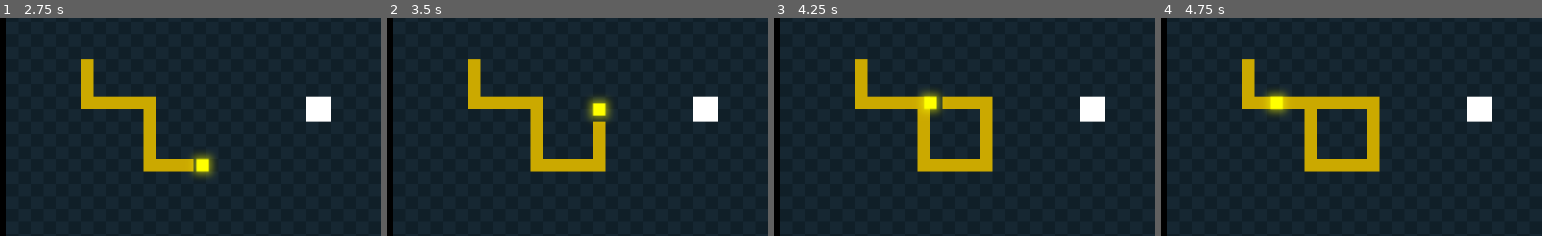
Above: before the commit, frames 1-4 (left to right).
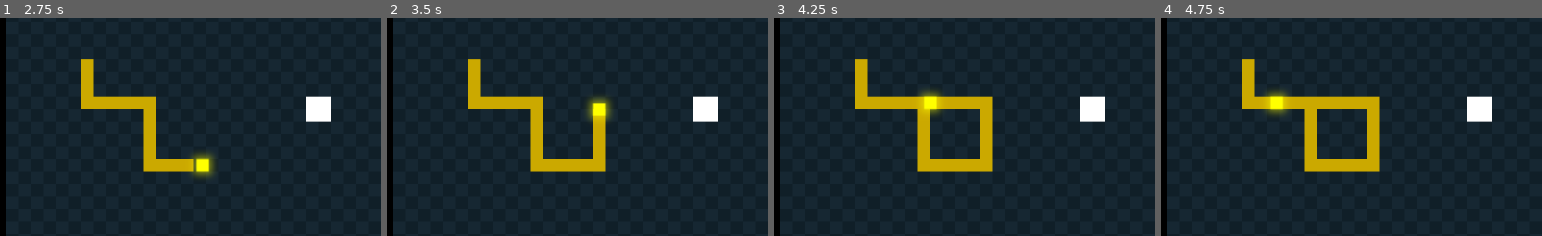
Above: after the commit, the same moments.

Repository: notapixelstudio/lightsnake
Game: Godot game, scene res://World.tscn
Two runs of this game, one before a commit and one after it. Both use one fixed random seed, a clock stepped at 60 frames per second and the inputs below.
Inputs:
- Up to frame 1 (2.75 s): tap Enter (ui_accept) at 0.5, 0.77, 1.52 s; hold Right (ui_right) 0.53-1.28 s; hold Down (ui_down) 1.28-2.03 s; hold Right (ui_right) from 2.03 s (still down)
- Up to frame 2 (3.5 s): release Right (ui_right) at 2.78 s; hold Up (ui_up) from 2.78 s (still down); tap Enter (ui_accept) at 3.02 s
- Up to frame 3 (4.25 s): release Up (ui_up) at 3.53 s; hold Left (ui_left) from 3.53 s (still down); tap Enter (ui_accept) at 3.77 s
- Up to frame 4 (4.75 s): keep holding Left (ui_left); tap Enter (ui_accept) at 4.52 s
The pictures show only the part of the screen within x 0-50%, y 29-79%; the shares and areas given below are measured in that part.

Frame 1 is identical in both runs. In frame 2, 0.1% of the frame differs, in the area x 54-58%, y 41-48%; in frame 3, 0.1%; in frame 4, nothing differs.

Commit message:
avoid skipping cells. movement feel still unconvincing

Diff:
--- a/Head.gd
+++ b/Head.gd
@@ -24,6 +24,20 @@
 
 	var new_integer_position = ipos(position)
 	if new_integer_position != last_integer_position:
+		# also complete skipped cells
+		if new_integer_position.x > last_integer_position.x:
+			for d in range(last_integer_position.x, new_integer_position.x):
+				emit_signal('cell_completed', Vector2(d, last_integer_position.y), energy_state)
+		elif new_integer_position.x < last_integer_position.x:
+			for d in range(new_integer_position.x, last_integer_position.x):
+				emit_signal('cell_completed', Vector2(d, last_integer_position.y), energy_state)
+		elif new_integer_position.y > last_integer_position.y:
+			for d in range(last_integer_position.y, new_integer_position.y):
+				emit_signal('cell_completed', Vector2(last_integer_position.x, d), energy_state)
+		elif new_integer_position.y < last_integer_position.y:
+			for d in range(new_integer_position.y, last_integer_position.y):
+				emit_signal('cell_completed', Vector2(last_integer_position.x, d), energy_state)
+
 		emit_signal('cell_completed', last_integer_position, energy_state)
 		last_integer_position = new_integer_position
 
--- a/project.godot
+++ b/project.godot
@@ -14,6 +14,10 @@
 run/main_scene="res://World.tscn"
 config/icon="res://icon.png"
 
+[display]
+
+window/dpi/allow_hidpi=true
+
 [physics]
 
 common/enable_pause_aware_picking=true
